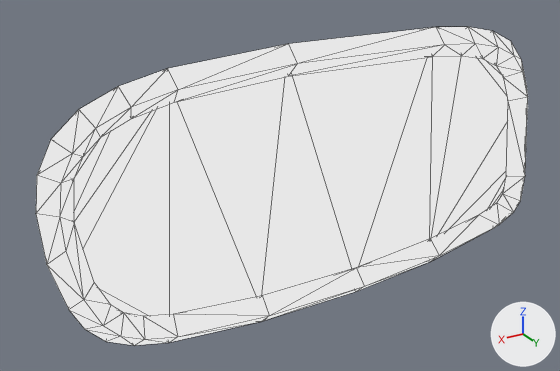
Renders of the Blender file Resources/letter_wordballoon.008.blend from each side of a commit.
Rendered twice from a camera (50 mm lens) standing at (0.379, 0.558, 0.284) and looking at (0.03, -0.025, -0.007). Every picture has the same lights, and +X, +Y and +Z are marked at lower right. Mesh edges are drawn as thin lines.

Names of what the first picture shows: 'Wordballoon'.
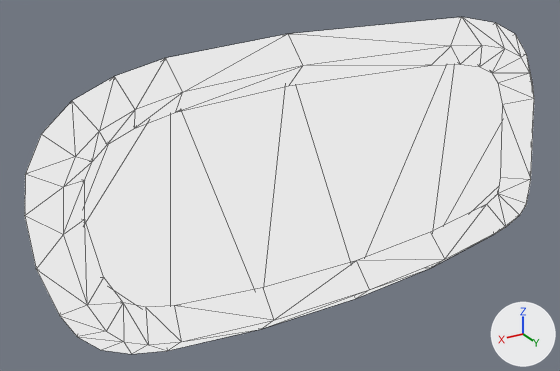
Pixel boxes [x1, y1, x2, y2] of what changed, in the pictures (560 x 371 px):
'Wordballoon', modifiers changed
    before: [36, 27, 528, 345]
    after: [25, 17, 534, 354]

Diff of the bpy script that builds the scene:
```diff
--- a/Resources/letter_wordballoon.008.blend.py
+++ b/Resources/letter_wordballoon.008.blend.py
@@ ob_wordballoon @@
 _m = ob_wordballoon.modifiers.new('Solidify', 'SOLIDIFY')
-_m.thickness = -0.004
+_m.thickness = -0.01
 _m.material_offset = 2
```
